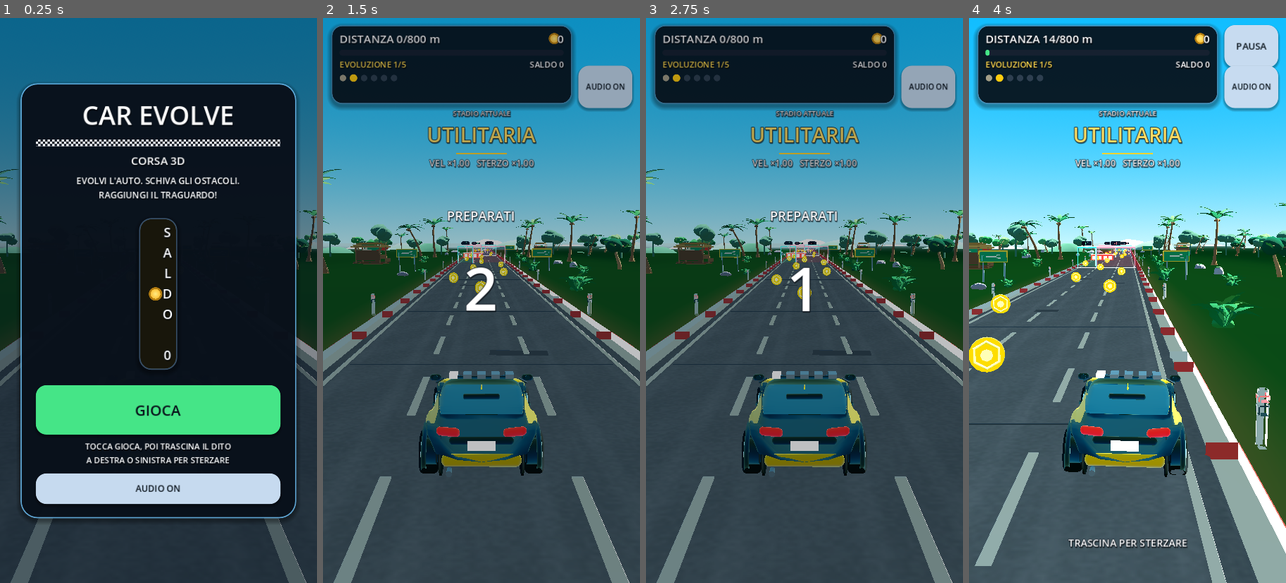
Above: before the commit, frames 1-4 (left to right).
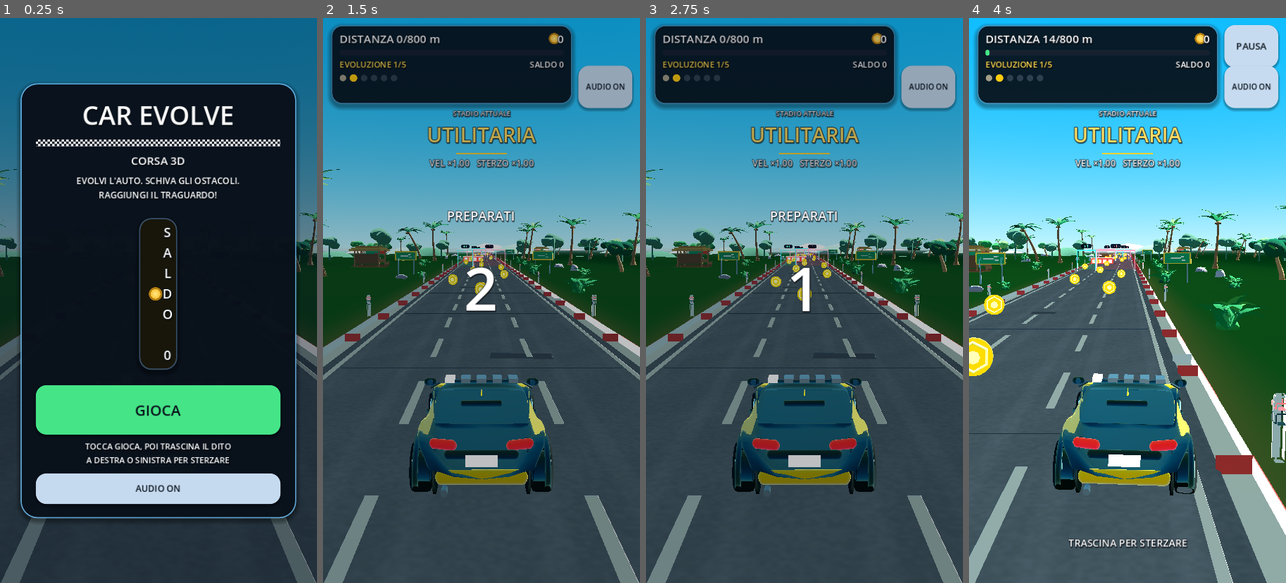
Above: after the commit, the same moments.

Repository: wraixxfn-create/GiocoMobile
Game: Godot game, scene res://scenes/Main.tscn
Two runs of this game, one before a commit and one after it. Both use one fixed random seed, a clock stepped at 60 frames per second and the inputs below.
Inputs (mouse positions are in pixels of both pictures, inside the frame that each line leads up to):
- Up to frame 1 (0.25 s): no input
- Up to frame 2 (1.5 s): click "GIOCA" at 0.5 s; click "AUDIO ON" at 1.25 s
- Up to frame 3 (2.75 s): tap Enter at 2 s; move the mouse to (874, 272) at 2.02 s; hold Right (ui_right) from 2.03 s (still down); tap 1 at 2.1 s; click (874, 272) at 2.17 s
- Up to frame 4 (4 s): release Right (ui_right) at 2.75 s; drag from (1064, 328) to (1111, 413) at 2.77 s; move the mouse to (1159, 176) at 3.52 s; hold Right (ui_right) from 3.53 s (still down); tap 3 at 3.6 s

The runs differ from the first frame. In frame 1, 2.1% of the frame differs, in the area x 0-100%, y 26-100%; in frame 2, 15%; in frame 3, 15%; in frame 4, 18%, in the area x 0-100%, y 32-100%.

Commit message:
art: camera più vicina all'auto, vetri senza riflesso cielo
Co-authored-by: arena-agent <297053741+arena-agent@users.noreply.github.com>

Diff:
--- a/scripts/core/GameConfig.gd
+++ b/scripts/core/GameConfig.gd
@@ -261,10 +261,10 @@
 ## Inquadratura "premium": camera più bassa e vicina, auto nel terzo inferiore
 ## e molta strada visibile davanti, così i cancelli si anticipano da lontano.
 ## L'auto resta perfettamente centrata (segue l'asse laterale 1:1).
-const CAMERA_HEIGHT: float = 3.15
-const CAMERA_DISTANCE: float = 7.5
-const CAMERA_LOOK_AHEAD: float = 10.2
-const CAMERA_LOOK_HEIGHT: float = 1.08
+const CAMERA_HEIGHT: float = 2.92
+const CAMERA_DISTANCE: float = 6.7
+const CAMERA_LOOK_AHEAD: float = 11.0
+const CAMERA_LOOK_HEIGHT: float = 1.02
 const CAMERA_FOV: float = 60.0
 ## 1.0 = la telecamera segue completamente l'auto: l'auto resta stabile al
 ## centro dell'inquadratura ed è la pista a scorrere lateralmente.
--- a/scripts/core/MaterialFactory.gd
+++ b/scripts/core/MaterialFactory.gd
@@ -177,11 +177,11 @@
 	if not _cache.has(key):
 		var material := StandardMaterial3D.new()
 		material.albedo_color = color
-		material.roughness = 0.22
-		material.metallic = 0.0
-		material.clearcoat_enabled = true
-		material.clearcoat = 0.45
-		material.clearcoat_roughness = 0.12
+		# Nessun riflesso: sul lunotto inclinato il cielo diventava una lastra
+		# ciano più chiara della carrozzeria. Il vetro resta tinta piatta.
+		material.specular_mode = BaseMaterial3D.SPECULAR_DISABLED
+		material.roughness = 0.45
+		material.metallic = 0.0
 		_cache[key] = material
 	return _cache[key] as StandardMaterial3D
 
--- a/scripts/player/CarModelBuilder.gd
+++ b/scripts/player/CarModelBuilder.gd
@@ -903,7 +903,7 @@
 		# Vetro scuro, non uno specchio azzurro: con riflesso pieno il lunotto
 		# posteriore diventava la superficie più grande e più chiara dell'auto.
 		"glass": MaterialFactory.stage_glass(
-			profile.level, profile.glass_color.darkened(0.62)
+			profile.level, profile.glass_color.darkened(0.15)
 		),
 		"rim": MaterialFactory.stage_material(
 			profile.level, "rim", profile.rim_color, 0.20, 0.80
